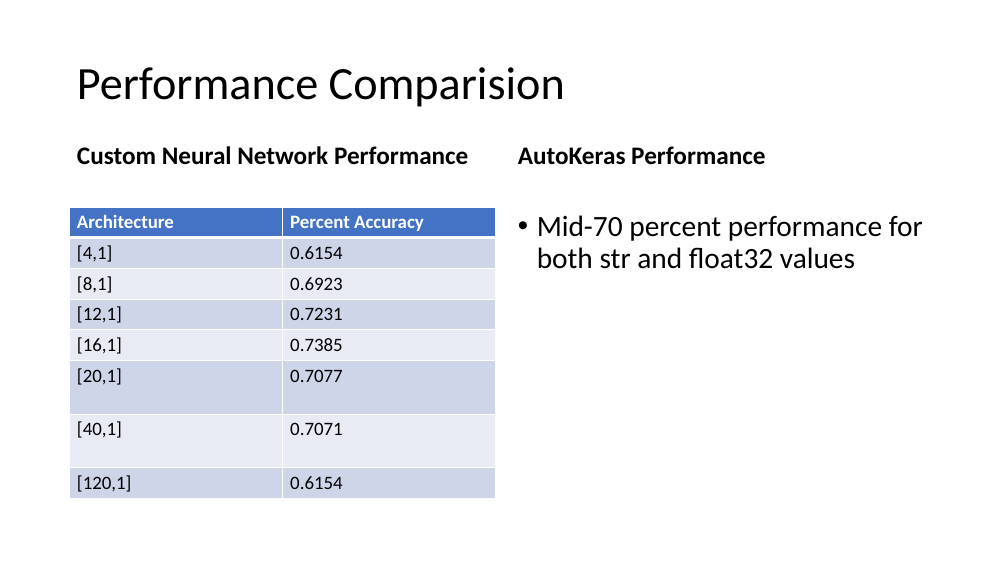
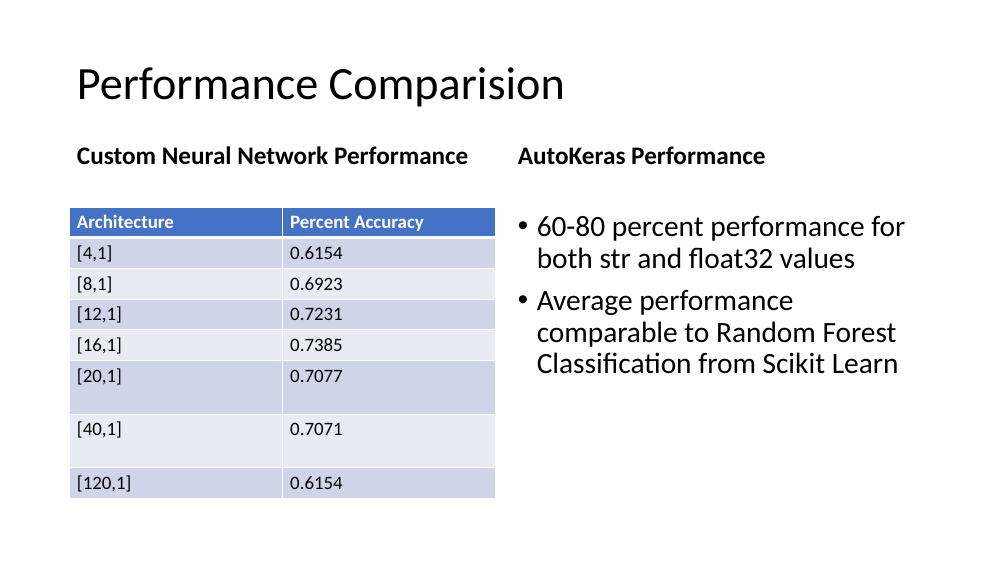
Before and after one commit to AdamWojtul28/Moffitt-Data-Analysis, a slide deck: slide 6 of Presentations/AutoKeras_Demo.pptx. Drawn at 1008x567 pixels with LibreOffice and Linux fonts; fonts in the diff are those of the drawing; background and template pictures are left out. Boxes give left, top, right and bottom in pixels: in the first picture for what was removed or moved away, otherwise in the second. Text is boxed around its words. In the diff, an @@ line names an element or a change of style, - is before the commit and + after.

```diff
--- a/Presentations/AutoKeras_Demo.pptx
+++ b/Presentations/AutoKeras_Demo.pptx
@@ text at box(537, 216, 905, 374): text changed @@
-• Mid-70 percent performance for both str and float32 values
+• 60-80 percent performance for both str and float32 values
+• Average performance comparable to Random Forest Classification from Scikit Learn
```
Also in this commit, not shown: 3 other slides changed, 5 slides added, 1 slide removed, 1 other file.
